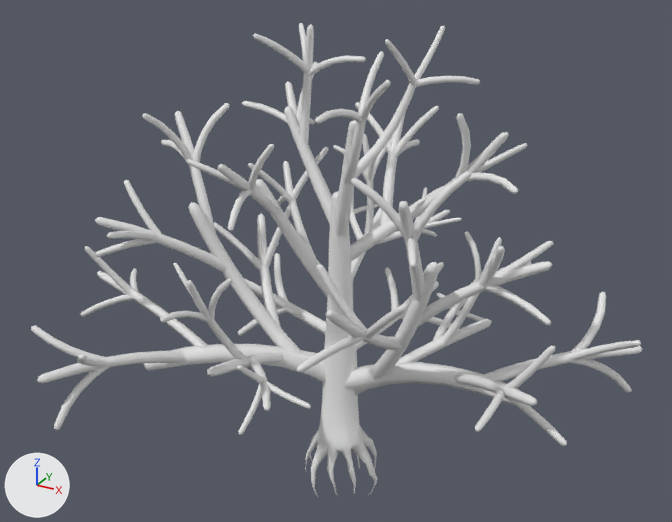
Two versions of the FBX model PicGather/Assets/Tree/tree_5.fbx, one commit apart.
Both versions are drawn from a 50 mm camera at (0.332, -0.614, 0.529) aimed at (-0.009, 0.006, 0.219). Every picture has the same lights, and +X, +Y and +Z are marked at lower left. Materials are left out; every surface is plain grey. Where no turn or scale is listed for an object, it has been applied to the vertices.

Names of what the first picture shows: 'eda_5', 'miki_5'.
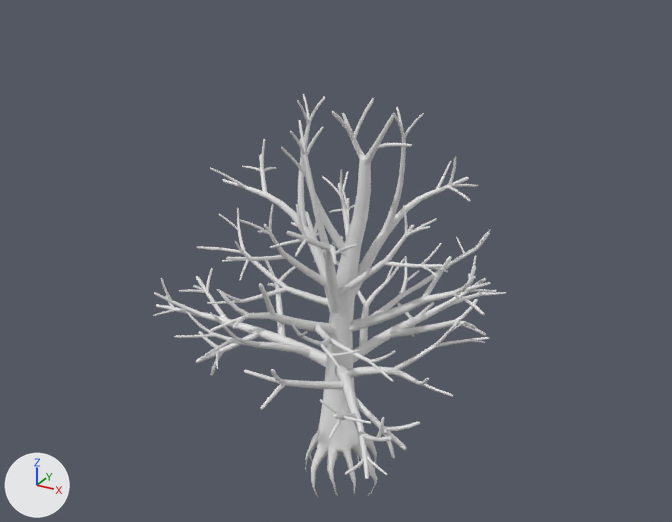
The newer file is also turned or shifted as a whole; pictures and numbers use the older file's frame.

Diff of the bpy script that builds the scene:
```diff
--- a/PicGather/Assets/Tree/tree_5.fbx.py
+++ b/PicGather/Assets/Tree/tree_5.fbx.py
@@ me_mesh @@
 # used by ob_miki_5; location = (0.0, 0.0001, 0.1404)
-me_mesh.from_pydata(...)  # 472 vertices, 520 faces; spans x -0.035..0.035, y -0.034..0.034, z -0.143..0.143
+me_mesh.from_pydata(...)  # 493 vertices, 543 faces; spans x -0.035..0.035, y -0.034..0.034, z -0.143..0.174
+# me_mesh part 1
+# 9 vertices are removed from x -0.012..0.012, y -0.02..0.02, z -0.096..0.143
+# 43 faces are deleted
+# 10 vertices in x -0.019..0.017, y -0.02..0.014, z -0.076 move by (0.0, 0.0, 0.002)
+# 4 vertices in x -0.008..0.004, y -0.01..0.01, z 0.058 move by (0.003, 0.001, -0.003)
+# 3 vertices in x -0.009..0.001, y -0.007..0.001, z 0.138 move by (0.017, 0.005, -0.015)
+# 3 vertices in x -0.008..0.004, y -0.008..-0.003, z 0.138 move by (0.016, 0.005, -0.015)
+# 3 vertices in x -0.006..0.004, y 0.001..0.006, z 0.138 move by (0.016, 0.004, -0.015)
+# 3 vertices in x -0.007..-0.002, y 0.0..0.004, z 0.141 move by (0.019, 0.005, 0.005)
+# 61 vertices move from x -0.018..0.014, y -0.016..0.018, z -0.098..0.141 to x -0.019..0.023, y -0.015..0.019, z -0.099..0.146
+# 30 vertices are added at x -0.009..0.023, y -0.022..0.021, z -0.095..0.174
+# 66 new faces join them
@@ me_mesh_001_1 @@
+me_mesh_001_1.from_pydata(...)  # 6160 vertices, 6044 faces; spans x -0.185..0.128, y -0.16..0.168, z 0.105..0.358
@@ ob_eda_5 @@
-ob_eda_5 = bpy.data.objects.new('eda_5', me_mesh_001)
-ob_eda_5.location = (0.0071, 0.0073, 0.2493)
@@ ob_eda_05 @@
+ob_eda_05 = bpy.data.objects.new('eda_05', me_mesh_001_1)
+ob_eda_05.location = (-0.0027, -0.0007, 0.0)
```

Where the change shows, as pixel boxes [x1, y1, x2, y2] in the pictures (672 x 522 px):
'eda_5', deleted
    before: [31, 23, 643, 446]
'eda_05', added
    after: [153, 94, 506, 479]
'miki_5', reshaped (12% taller)
    before: [305, 191, 377, 497]
    after: [305, 155, 377, 497]
part 1 of me_mesh, built on
    before: [317, 191, 362, 462]
    after: [317, 155, 371, 462]
